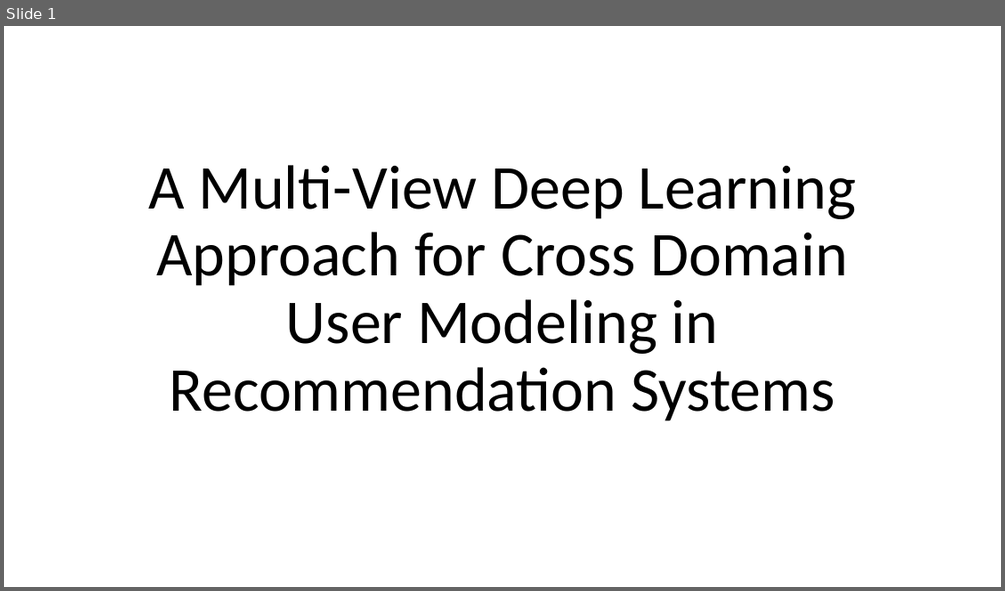
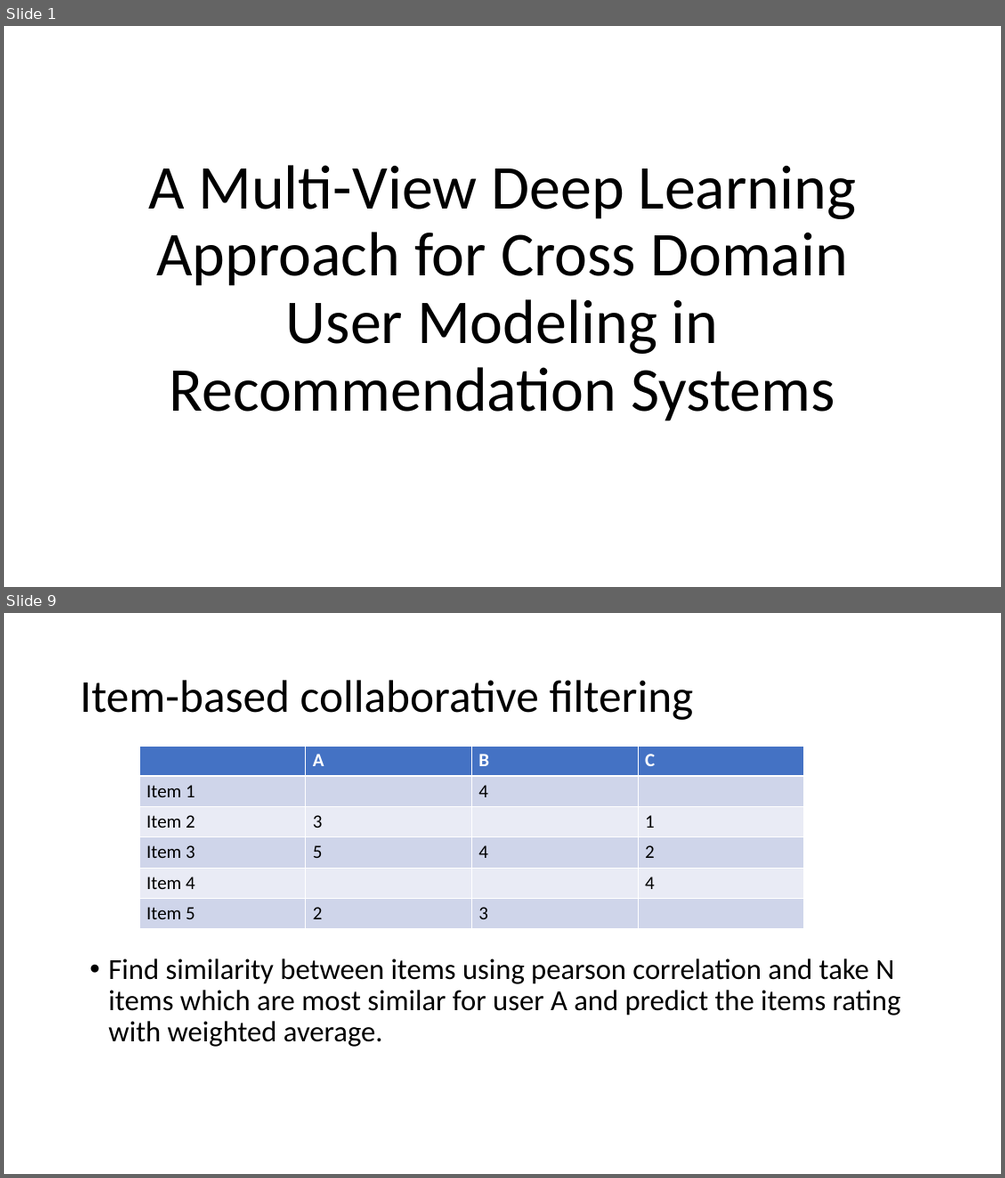
Before and after one commit to Jagadishbapa/Research, a slide deck: ppt ml 10-04-2018.ppt. Shown one above the other, each under a label of ours: slide 1 before the commit, slides 1 and 9 after it; the slides between them are not shown. The pictures are 1005x591 and 1005x1178 pixels, drawn with LibreOffice and Linux fonts; fonts in the diff are those of the drawing. Boxes give left, top, right and bottom in pixels: in the first picture for what was removed or moved away, otherwise in the second. Text is boxed around its words. In the diff, an @@ line names an element or a change of style, - is before the commit and + after.

```diff
--- a/ppt ml 10-04-2018.ppt
+++ b/ppt ml 10-04-2018.ppt
@@ slide 9 added at <box>4,613,1001,1174</box>, background #FFFFFF @@
@@ title added at <box>80,680,694,720</box>, 44 pt, text #000000 @@
+Item-based collaborative filtering
@@ table added at <box>139,746,803,927</box>, 6 rows, 4 columns @@
+ | A | B | C
+Item 1 |  | 4 | 
+Item 2 | 3 |  | 1
+Item 3 | 5 | 4 | 2
+Item 4 |  |  | 4
+Item 5 | 2 | 3 | 
@@ text added at <box>108,958,901,1046</box>, 28 pt, text #000000 @@
+• Find similarity between items using pearson correlation and take N items which are most similar for user A and predict the items rating with weighted average.
```
Also in this commit, not shown: 4 slides changed, 6 other slides added, 2 slides removed.
